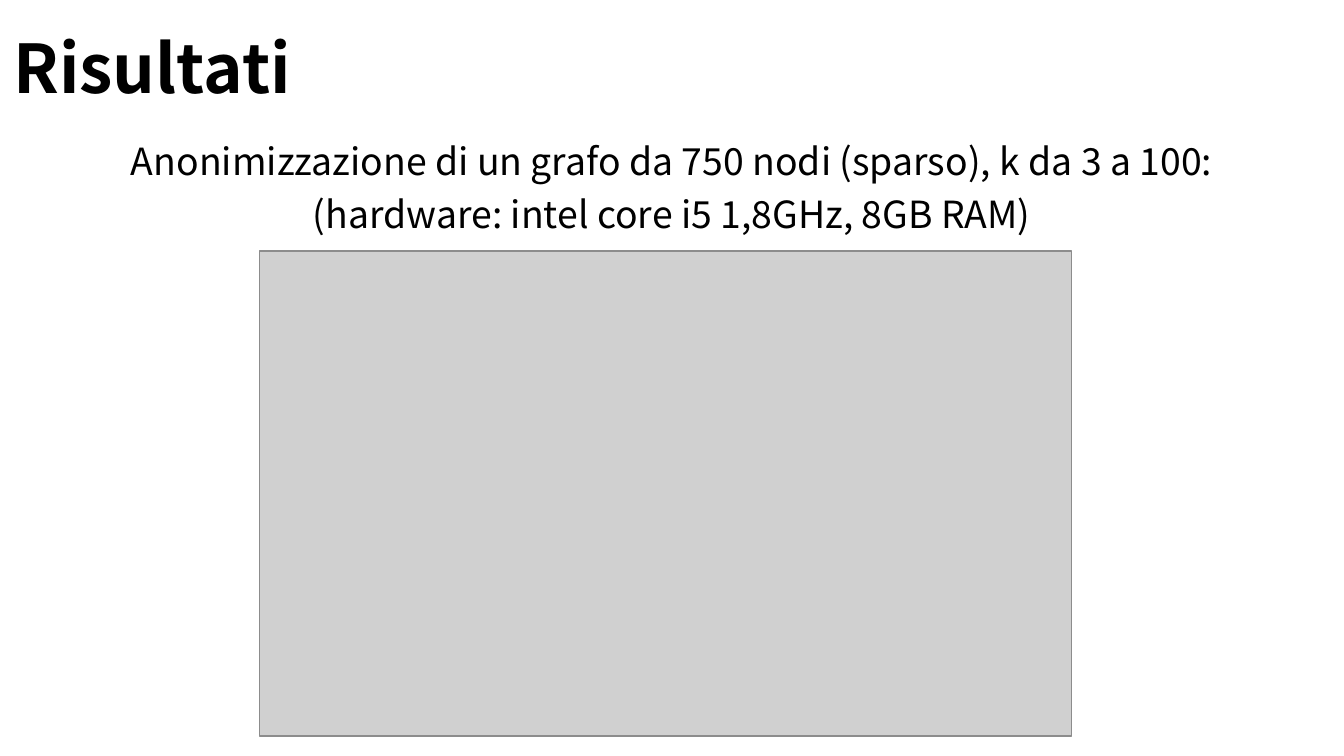
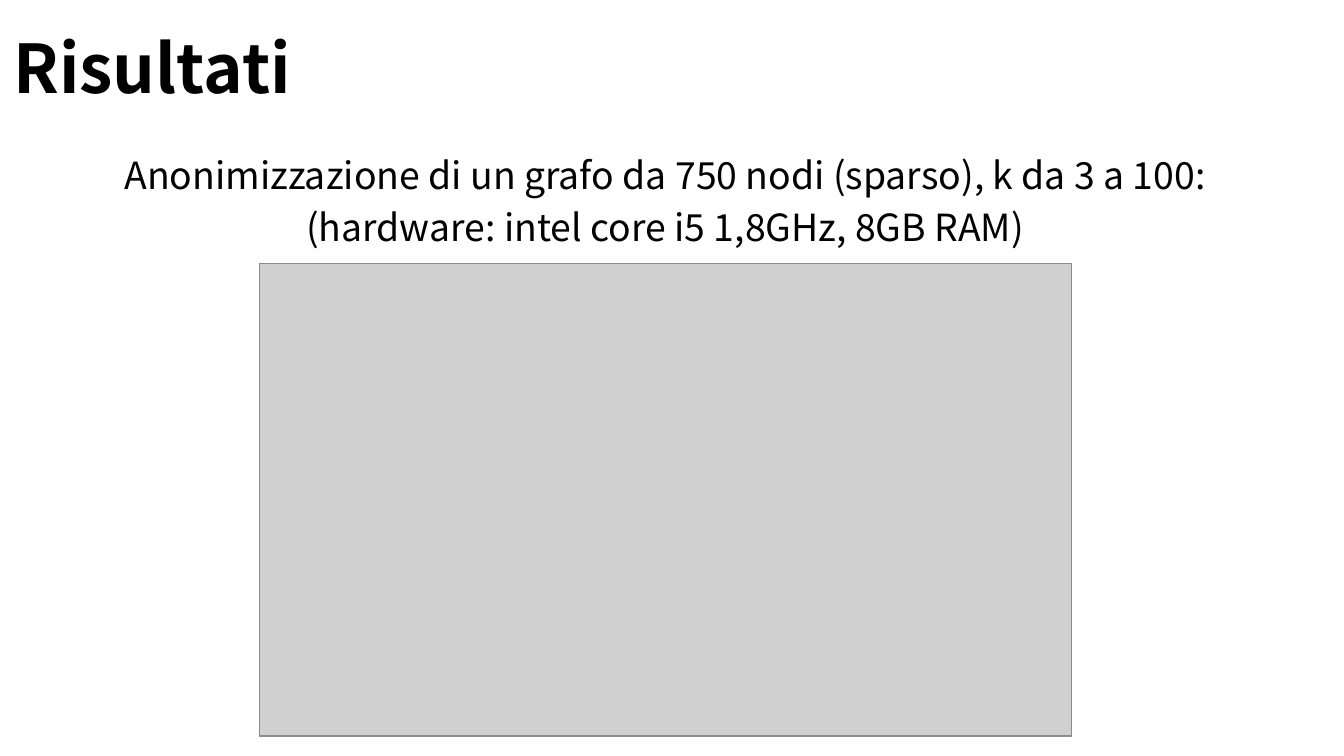
Before and after one commit to Navypowder/DP-P-project, a slide deck: slide 18 of Presentation/Towards_Identity_Anonymization_on_graph(K-degree anonymization).pptx. Drawn at 1344x756 pixels with LibreOffice and Linux fonts; fonts in the diff are those of the drawing; grey boxes stand for pictures; background and template pictures are left out. Boxes give left, top, right and bottom in pixels: in the first picture for what was removed or moved away, otherwise in the second. Text is boxed around its words. In the diff, an @@ line names an element or a change of style, - is before the commit and + after.

```diff
--- a/Presentation/Towards_Identity_Anonymization_on_graph(K-degree anonymization).pptx
+++ b/Presentation/Towards_Identity_Anonymization_on_graph(K-degree anonymization).pptx
@@ text "Anonimizzazione di un grafo da ...": place and size @@
-text "Anonimizzazione di un grafo da ..." at [131, 144, 1213, 235]
+text "Anonimizzazione di un grafo da ..." at [124, 158, 1206, 248]
@@ picture: place and size @@
-picture at [259, 251, 1071, 737]
+picture at [259, 263, 1071, 735]
```
Also in this commit, not shown: 7 other slides changed.
